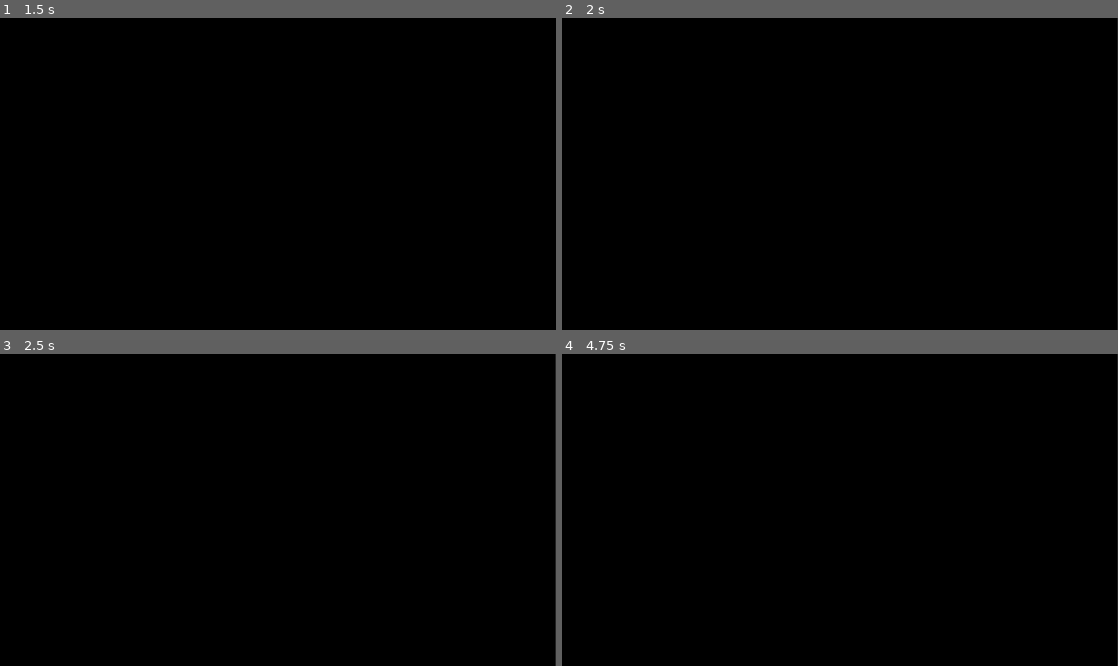
Above: before the commit, frames 1-4 (two rows, left to right).
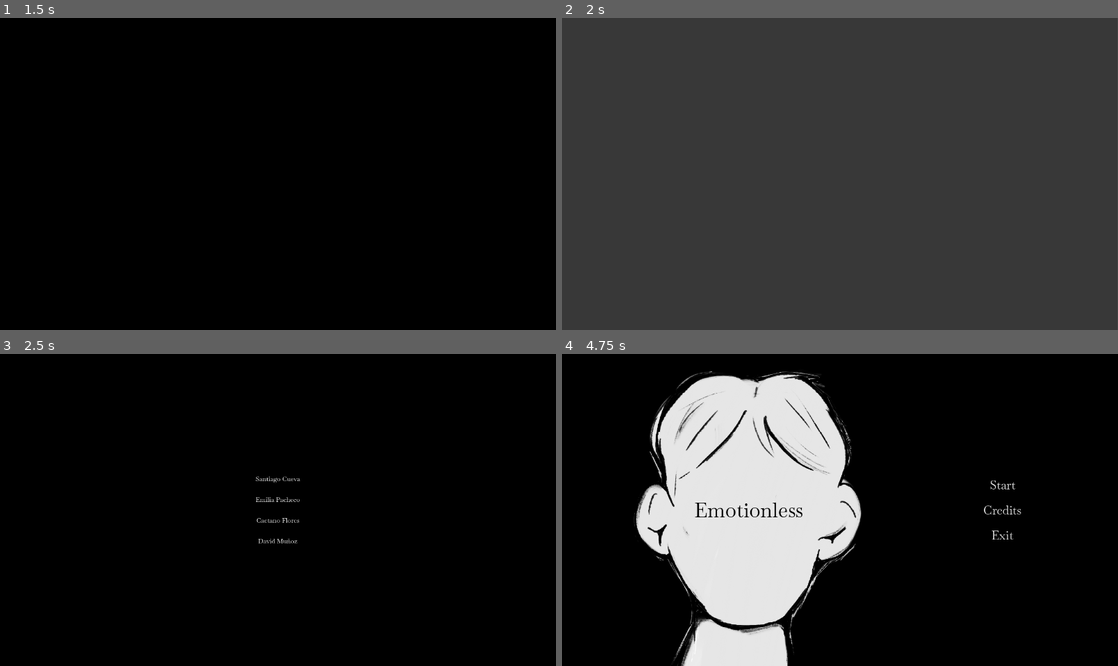
Above: after the commit, the same moments.

Repository: FloresCaetano/GGJ
Game: Godot game, scene res://core/playground/playground.tscn
The game is run twice, just before and just after one commit, with the same random seed, the same clock (stepped at 60 frames per second) and the same inputs.
Inputs (mouse positions are in pixels of both pictures, inside the frame that each line leads up to):
- Up to frame 1 (1.5 s): click "Credits" at 0.5 s; click "Start" at 1.25 s
- Up to frame 2 (2 s): no input
- Up to frame 3 (2.5 s): tap Enter (ui_accept) at 2, 2.27 s; move the mouse to (400, 494) at 2.02 s; press the mouse at (400, 494) at 2.03 s; hold Right (ui_right) from 2.03 s (still down)
- Up to frame 4 (4.75 s): release Right (ui_right) at 2.75 s; release the mouse at (962, 494) at 2.75 s; tap Enter (ui_accept) at 2.75 s; drag from (728, 525) to (812, 572) at 2.77 s; move the mouse to (895, 441) at 3.52 s; press the mouse at (895, 441) at 3.53 s; hold Right (ui_right) 3.53-4.25 s; release the mouse at (895, 441) at 4.25 s; drag from (812, 572) to (673, 463) at 4.27 s

Frame 1 is identical in both runs. In frame 2, 100% of the frame differs, in the area x 0-100%, y 0-100%; in frame 3, 0.3%; in frame 4, 26%.
Error before the commit: Invalid access to property or key 'CREDITS' on a base object of type 'Dictionary[String, StateMachine]'. (res://core/scripts/state_manager.gd:29)

Commit message:
[exit] Orchestrate the credit scene

Diff:
--- a/core/playground/playground.tscn
+++ b/core/playground/playground.tscn
@@ -9,6 +9,7 @@
 [ext_resource type="PackedScene" uid="uid://dj1f8fqjvow60" path="res://main_screen/scenes/main_screen.tscn" id="6_c2qv1"]
 [ext_resource type="PackedScene" uid="uid://wjup2mbm681b" path="res://main_screen/scenes/main_screen_audio.tscn" id="7_7stwk"]
 [ext_resource type="PackedScene" uid="uid://da8tua68yn2j8" path="res://core/transitions/fade.tscn" id="8_xmhwn"]
+[ext_resource type="PackedScene" uid="uid://dxy0yplu6agqn" path="res://credits/scenes/credits.tscn" id="9_gvld1"]
 [ext_resource type="Script" uid="uid://bat1fil62dv6j" path="res://core/playground/scripts/orchestrators/gamepay_orchestrator.gd" id="10_3l0tc"]
 [ext_resource type="Texture2D" uid="uid://ct2nwmvs8a1m" path="res://rooms/assets/first_room/niña.png" id="11_phtaf"]
 
@@ -68,8 +69,8 @@
 &"RESET": SubResource("Animation_3l0tc")
 }
 
-[sub_resource type="Animation" id="Animation_xmhwn"]
-resource_name = "on_exit"
+[sub_resource type="Animation" id="Animation_bavgs"]
+resource_name = "on_enter"
 length = 0.5
 tracks/0/type = "value"
 tracks/0/imported = false
@@ -81,7 +82,7 @@
 "times": PackedFloat32Array(0, 0.5),
 "transitions": PackedFloat32Array(1, 1),
 "update": 1,
-"values": [0, 4]
+"values": [4, 0]
 }
 tracks/1/type = "value"
 tracks/1/imported = false
@@ -93,7 +94,7 @@
 "times": PackedFloat32Array(0, 0.5),
 "transitions": PackedFloat32Array(1, 1),
 "update": 0,
-"values": [20.0, 0.0]
+"values": [0.0, 20.0]
 }
 tracks/2/type = "value"
 tracks/2/imported = false
@@ -105,7 +106,7 @@
 "times": PackedFloat32Array(0, 0.5),
 "transitions": PackedFloat32Array(1, 1),
 "update": 1,
-"values": [true, false]
+"values": [false, true]
 }
 tracks/3/type = "value"
 tracks/3/imported = false
@@ -117,11 +118,64 @@
 "times": PackedFloat32Array(0, 0.5),
 "transitions": PackedFloat32Array(1, 1),
 "update": 1,
+"values": [false, true]
+}
+
+[sub_resource type="Animation" id="Animation_xmhwn"]
+resource_name = "on_exit"
+length = 0.5
+tracks/0/type = "value"
+tracks/0/imported = false
+tracks/0/enabled = true
+tracks/0/path = NodePath("MainScreen:process_mode")
+tracks/0/interp = 1
+tracks/0/loop_wrap = true
+tracks/0/keys = {
+"times": PackedFloat32Array(0, 0.5),
+"transitions": PackedFloat32Array(1, 1),
+"update": 1,
+"values": [0, 4]
+}
+tracks/1/type = "value"
+tracks/1/imported = false
+tracks/1/enabled = true
+tracks/1/path = NodePath("MainScreenAudio:volume_db")
+tracks/1/interp = 1
+tracks/1/loop_wrap = true
+tracks/1/keys = {
+"times": PackedFloat32Array(0, 0.5),
+"transitions": PackedFloat32Array(1, 1),
+"update": 0,
+"values": [20.0, 0.0]
+}
+tracks/2/type = "value"
+tracks/2/imported = false
+tracks/2/enabled = true
+tracks/2/path = NodePath("MainScreenAudio:playing")
+tracks/2/interp = 1
+tracks/2/loop_wrap = true
+tracks/2/keys = {
+"times": PackedFloat32Array(0, 0.5),
+"transitions": PackedFloat32Array(1, 1),
+"update": 1,
 "values": [true, false]
 }
+tracks/3/type = "value"
+tracks/3/imported = false
+tracks/3/enabled = true
+tracks/3/path = NodePath(".:visible")
+tracks/3/interp = 1
+tracks/3/loop_wrap = true
+tracks/3/keys = {
+"times": PackedFloat32Array(0, 0.5),
+"transitions": PackedFloat32Array(1, 1),
+"update": 1,
+"values": [true, false]
+}
 
 [sub_resource type="AnimationLibrary" id="AnimationLibrary_phtaf"]
 _data = {
+&"on_enter": SubResource("Animation_bavgs"),
 &"on_exit": SubResource("Animation_xmhwn")
 }
 
@@ -181,8 +235,11 @@
 gameplay = NodePath("../../Gamepay")
 fade = NodePath("../../Fade")
 
-[node name="Credits" type="Node" parent="SceneStateMachine" unique_id=300879925]
+[node name="Credits" type="Node" parent="SceneStateMachine" unique_id=300879925 node_paths=PackedStringArray("canvas", "timer", "fade")]
 script = ExtResource("3_il2b1")
+canvas = NodePath("../../Credits")
+timer = NodePath("../../Credits/Timer")
+fade = NodePath("../../Fade")
 
 [node name="Exit" type="Node" parent="SceneStateMachine" unique_id=180176799]
 script = ExtResource("4_il2b1")
@@ -199,9 +256,17 @@
 libraries/main_menu = SubResource("AnimationLibrary_phtaf")
 autoplay = &"RESET"
 
+[node name="Credits" type="CanvasLayer" parent="." unique_id=1930784750]
+visible = false
+
+[node name="Credits" parent="Credits" unique_id=1366488602 instance=ExtResource("9_gvld1")]
+
+[node name="Timer" type="Timer" parent="Credits" unique_id=316313973]
+
 [node name="Fade" parent="." unique_id=702075131 instance=ExtResource("8_xmhwn")]
 
 [node name="Gamepay" type="Node2D" parent="." unique_id=1420662411]
+visible = false
 script = ExtResource("10_3l0tc")
 
 [node name="Container" type="Node2D" parent="Gamepay" unique_id=253654120]
--- a/core/playground/scripts/orchestrators/main_menu_orchestrator.gd
+++ b/core/playground/scripts/orchestrators/main_menu_orchestrator.gd
@@ -1,6 +1,7 @@
 class_name MainMenuOrchestrator extends CanvasLayer
 
 @export var on_exit_animation: String = "main_menu/on_exit"
+@export var on_enter_animation: String = "main_menu/on_enter"
 
 @onready var anim: AnimationPlayer = $AnimationPlayer
 @onready var menu: MainScreen = $MainScreen
@@ -26,6 +27,10 @@
 func _exit_start() -> void:
 	on_button_clicked.emit(EVENT_EXIT)
 
+func open_menu() -> void:
+	anim.play(on_enter_animation)
+	await anim.animation_finished
+
 func close_menu() -> void:
 	anim.play(on_exit_animation)
 	await anim.animation_finished
--- a/core/playground/scripts/states/credits_state.gd
+++ b/core/playground/scripts/states/credits_state.gd
@@ -1,4 +1,15 @@
-extends Node
+extends StateMachine
+
+@export var canvas: CanvasLayer
+@export var timer: Timer
+@export var fade: Fade
+
+func _ready() -> void:
+	super._ready()
+	timer.timeout.connect(_on_timeout)
+
+func _on_timeout() -> void:
+	_set_next_transition(GAMEMANAGER.STATE_MAIN_MENU)
 
 func get_state() -> String:
 	return GAMEMANAGER.STATE_CREDITS
@@ -7,7 +18,12 @@
 	pass
 
 func enter_state() -> void:
-	pass
+	await  fade.fade_in()
+	canvas.visible = true
+	timer.start()
+	enter_finished.emit()
 
 func exit_state() -> void:
-	pass
+	await fade.fade_out()
+	canvas.visible = false
+	exit_finished.emit()
--- a/core/playground/scripts/states/main_menu_state.gd
+++ b/core/playground/scripts/states/main_menu_state.gd
@@ -26,7 +26,9 @@
 
 func enter_state() -> void:
 	main_menu.visible = true
-	fade.fade_in()
+	await fade.fade_in()
+	await main_menu.open_menu()
+	enter_finished.emit()
 
 func exit_state() -> void:
 	_next_transition = get_state()
--- a/core/scripts/state_manager.gd
+++ b/core/scripts/state_manager.gd
@@ -18,6 +18,7 @@
 	if !is_transitioning && next_state == current_state:
 		states[current_state].update(delta)
 	elif !is_transitioning:
+		print(next_state)
 		_transition_to_state(next_state)
 
 func _transition_to_state(new_state: String) -> void:
--- /dev/null
+++ b/credits/scenes/credits.tscn
@@ -0,0 +1,43 @@
+[gd_scene format=3 uid="uid://dxy0yplu6agqn"]
+
+[ext_resource type="Script" uid="uid://5ai511cnp4r1" path="res://credits/scripts/credits.gd" id="1_403u8"]
+[ext_resource type="FontFile" uid="uid://pbp6l3vlmc73" path="res://shared/Fonts/Baskervville-VariableFont_wght.ttf" id="2_csfjy"]
+
+[node name="Credits" type="Control" unique_id=1366488602]
+layout_mode = 3
+anchors_preset = 15
+anchor_right = 1.0
+anchor_bottom = 1.0
+grow_horizontal = 2
+grow_vertical = 2
+script = ExtResource("1_403u8")
+authors = Array[String](["Santiago Cueva", "Emilia Pacheco", "Caetano Flores", "David Muñoz"])
+
+[node name="Panel" type="PanelContainer" parent="." unique_id=232189952]
+layout_mode = 1
+anchors_preset = 15
+anchor_right = 1.0
+anchor_bottom = 1.0
+grow_horizontal = 2
+grow_vertical = 2
+
+[node name="ColorRect" type="ColorRect" parent="Panel" unique_id=503724673]
+layout_mode = 2
+color = Color(0, 0, 0, 1)
+
+[node name="MarginContainer" type="MarginContainer" parent="Panel" unique_id=858814758]
+layout_mode = 2
+theme_override_constants/margin_left = 150
+theme_override_constants/margin_right = 150
+
+[node name="CreditContainer" type="VBoxContainer" parent="Panel/MarginContainer" unique_id=1353102888]
+unique_name_in_owner = true
+layout_mode = 2
+theme_override_constants/separation = 30
+alignment = 1
+
+[node name="Label" type="Label" parent="Panel/MarginContainer/CreditContainer" unique_id=242308997]
+layout_mode = 2
+theme_override_fonts/font = ExtResource("2_csfjy")
+text = "Sample"
+horizontal_alignment = 1
--- /dev/null
+++ b/credits/scripts/credits.gd
@@ -0,0 +1,26 @@
+extends Control
+
+@export var authors: Array[String] = []
+@onready var credit_container: BoxContainer = %CreditContainer
+
+
+var template: Control
+
+func _ready() -> void:
+	var child = credit_container.get_child(0)
+	if "text" in child:
+		template = child
+		template.visible = false
+
+	init_credits()
+
+func init_credits() -> void:
+	for child in credit_container.get_children():
+		if child != template:
+			child.queue_free()
+
+	for author in authors:
+		var instance = template.duplicate(DUPLICATE_SIGNALS | DUPLICATE_GROUPS)
+		instance.text = author
+		instance.visible = true
+		credit_container.add_child(instance)
Not shown, added: credits/scripts/credits.gd.uid
